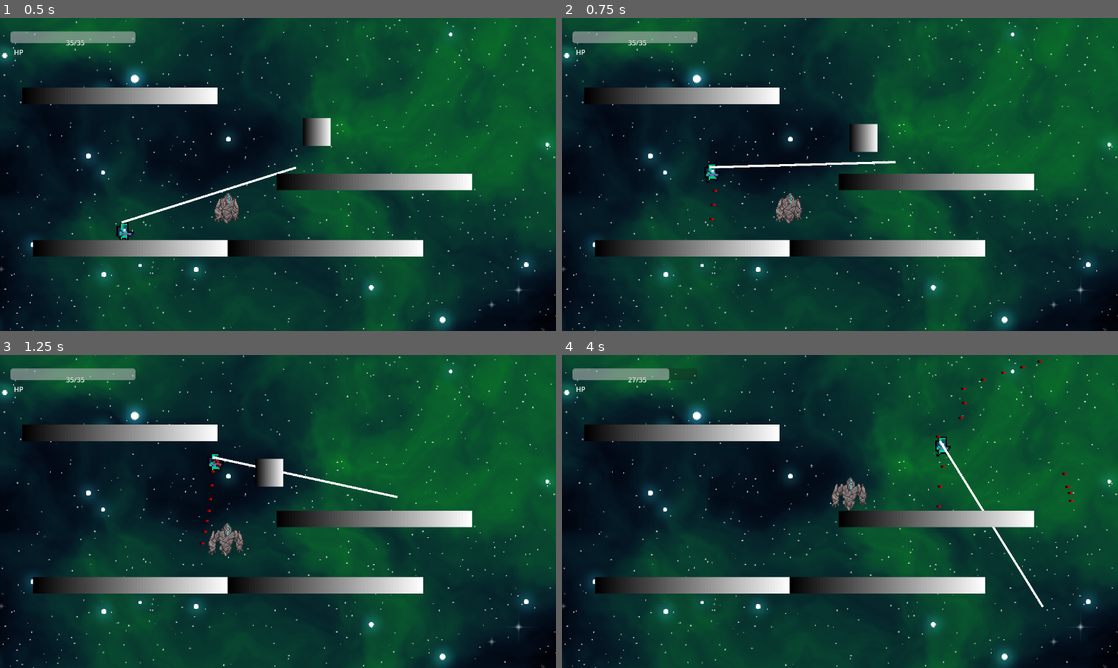
Above: before the commit, frames 1-4 (two rows, left to right).
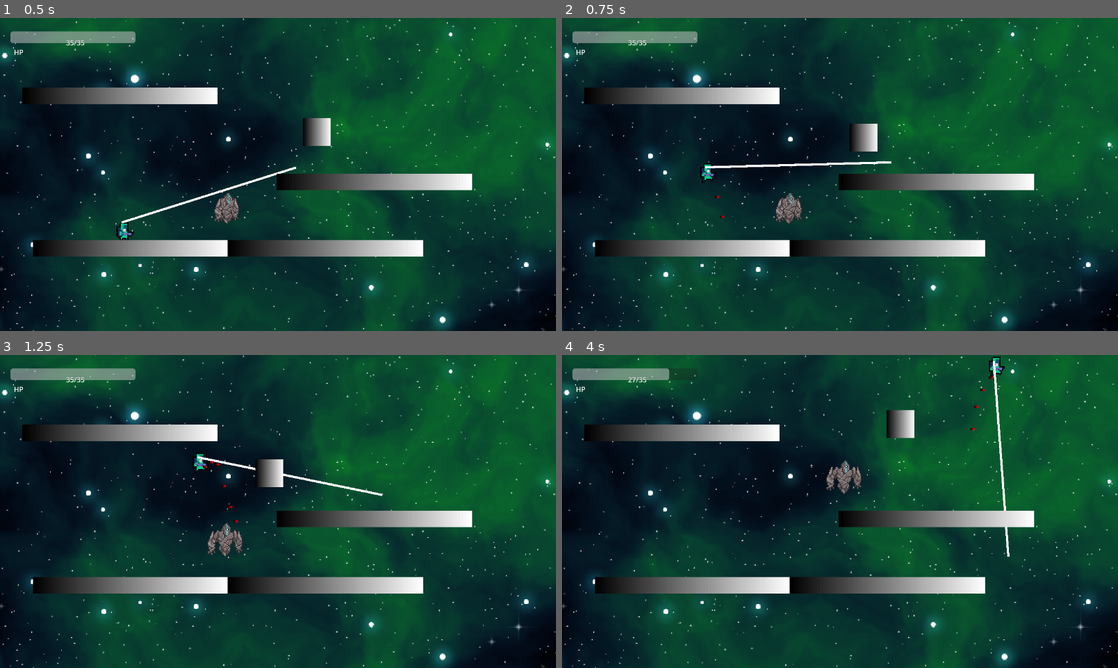
Above: after the commit, the same moments.

Repository: fer-hnndz/europa-game
Game: Godot game, scene res://scenes/TestScene.tscn
The game is run twice, just before and just after one commit, with the same random seed, the same clock (stepped at 60 frames per second) and the same inputs. Sound files missing from this copy of the repository are replaced by a short silence.
Inputs (mouse positions are in pixels of both pictures, inside the frame that each line leads up to):
- Up to frame 1 (0.5 s): no input
- Up to frame 2 (0.75 s): tap Enter (ui_accept) at 0.5 s; move the mouse to (962, 158) at 0.52 s; press the mouse at (962, 158) at 0.53 s; hold Right (ui_right) from 0.53 s (still down)
- Up to frame 3 (1.25 s): keep holding Right (ui_right); tap Enter (ui_accept) at 0.77 s
- Up to frame 4 (4 s): move the mouse to (728, 527) at 1.27 s; release the mouse at (728, 527) at 1.28 s; click (728, 527) at 1.35 s; tap Enter (ui_accept) at 1.52, 3.02, 3.77 s; move the mouse to (895, 442) at 2.02 s; release Right (ui_right) at 2.03 s; press the mouse at (895, 442) at 2.03 s; hold Left (ui_left) 2.03-2.78 s; move the mouse to (812, 574) at 2.77 s; release the mouse at (812, 574) at 2.78 s; hold Right (ui_right) from 2.78 s (still down); click (812, 574) at 2.85 s; move the mouse to (1006, 558) at 3.52 s; press the mouse at (1006, 558) at 3.53 s

Frame 1 is identical in both runs. In frame 2, 0.2% of the frame differs, in the area x 24-60%, y 33-65%; in frame 3, 0.9%; in frame 4, 2.0%, in the area x 47-92%, y 0-81%.

Commit message:
Ahora el movimiento del jugador y de la bala usa delta

Diff:
--- a/scipts/Bullet.gd
+++ b/scipts/Bullet.gd
@@ -2,7 +2,7 @@
 
 
 # Called when the node enters the scene tree for the first time.
-var speed = 150
+var speed = 1.5
 var lastCollition = null
 var objective = null
 var damage = 3
@@ -24,10 +24,13 @@
 	var velocity = Vector2(0, 0)
 	if (not lastCollition):
 
-		var dir_x = objective.x
-		var dir_y = objective.y
-		velocity.x = dir_x * delta
-		velocity.y = dir_y * delta
+		var dir_x
+		var dir_y
+
+		if (global_position.x - objective.x > 0):
+			dir_x = speed
+		if (global_position.y - objective.y > 0):
+			dir_y = speed
 	else:
 		var col = lastCollition.get_collider()
 
@@ -42,5 +45,7 @@
 		return
 
 	velocity.normalized()
-	lastCollition = move_and_collide(velocity)
+	print(velocity)
+	#lastCollition = move_and_collide(velocity * delta)
+	lastCollition = move_and_collide(objective * (delta * speed))
 	pass
--- a/scipts/Menu.gd
+++ b/scipts/Menu.gd
@@ -3,7 +3,7 @@
 
 
 func _on_play_pressed():
-	pass
+	get_tree().change_scene_to_file("res://scenes/menus/game.tscn")
 
 
 func _on_options_pressed():
--- a/scipts/Player.gd
+++ b/scipts/Player.gd
@@ -1,12 +1,12 @@
 extends CharacterBody2D
 
 
-const SPEED = 300.0
+const SPEED = 15000
 const JUMP_VELOCITY = -650.0
 var has_double_jump = true
 var last_bullet = 0
 
-var bullet_cooldown = 0.055
+var bullet_cooldown = 0.1
 var LASER_MAX_LENGTH = 250
 var current_health = 35
 var MAX_HEALTH = 35
@@ -109,7 +109,7 @@
 		direction = 1
 
 	if direction:
-		velocity.x = direction * SPEED;
+		velocity.x = direction * SPEED * delta;
 		#print(velocity.x)
 	else:
 		velocity.x = move_toward(velocity.x, 0, SPEED)
